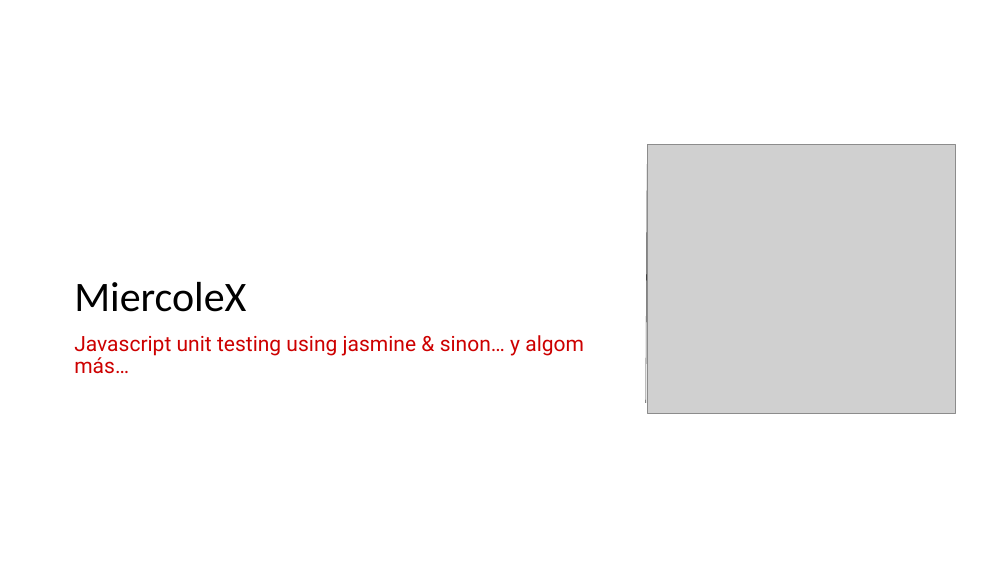
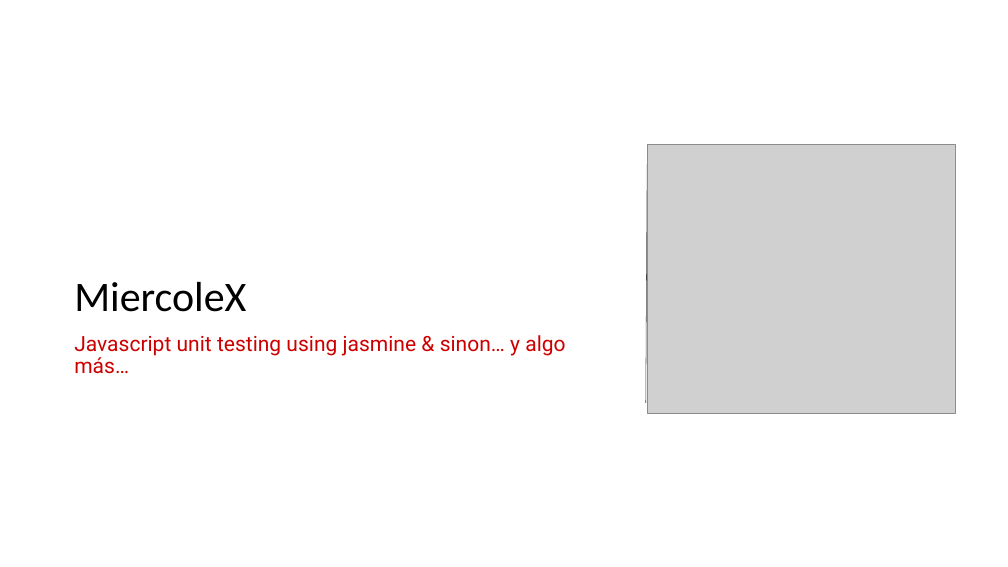
Before and after one commit to ericuss/TDD-Miercolex-Tokiota, a slide deck: slide 1 of Documentacion/jasmine.pptx. Drawn at 1008x567 pixels with LibreOffice and Linux fonts; fonts in the diff are those of the drawing; grey boxes stand for pictures; background and template pictures are left out. Boxes give left, top, right and bottom in pixels: in the first picture for what was removed or moved away, otherwise in the second. Text is boxed around its words. In the diff, an @@ line names an element or a change of style, - is before the commit and + after.

Commit message:
Cambios en ppt y algo del proyecto de katas

```diff
--- a/Documentacion/jasmine.pptx
+++ b/Documentacion/jasmine.pptx
@@ text at (74, 335, 565, 374): text changed @@
-Javascript unit testing using jasmine & sinon… y algom más…
+Javascript unit testing using jasmine & sinon… y algo más…
```
Also in this commit, not shown: 6 other slides changed, 4 slides added, 2 other files.
